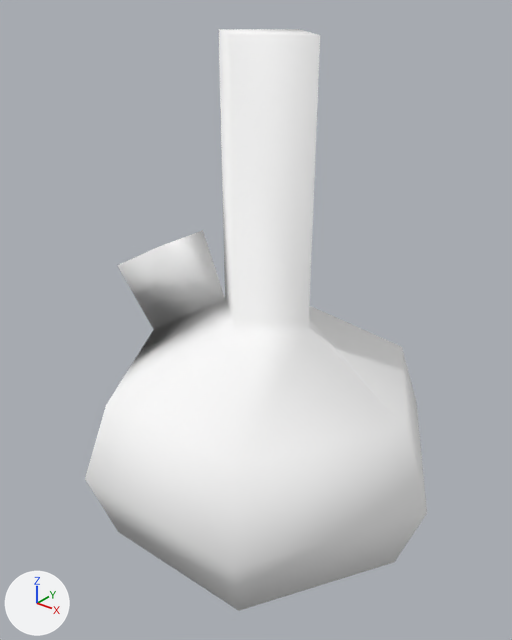
An edit to the glTF model public/3d/item/model__item__shop.ofs_1012_0/1012syo_eki_d.gltf, drawn before and after from the same camera.
Camera for both pictures: a camera (50 mm lens) standing at (0.561, -0.721, 0.849) and looking at (-0.013, -0.004, 0.404). Arrows for +X, +Y and +Z are at lower left; the lights stay in place. The older version comes first.

In view in the first picture: '1012syo_eki_d'.
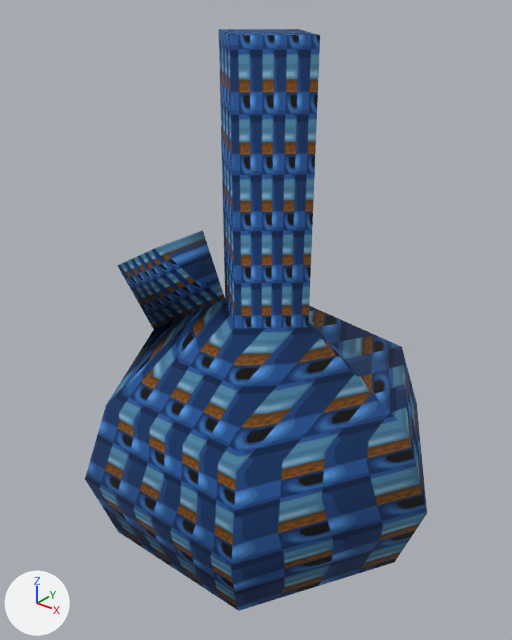
Boxes (x1, y1, x2, y2) around the edits, measured in the pictures (512 x 640 px):
'1012syo_eki_d', surface changed (white to blue)
    both: (85, 29, 427, 611)

Patch to the scene script:
```diff
--- a/public/3d/item/model__item__shop.ofs_1012_0/1012syo_eki_d.gltf.py
+++ b/public/3d/item/model__item__shop.ofs_1012_0/1012syo_eki_d.gltf.py
@@ img_kameya_eki @@
+img_kameya_eki = load_image('kameya_eki', '_unpacked/kameya_eki', 64, 64, 'sRGB')
@@ mat_lambert7 @@
 mat_lambert7 = principled_material('lambert7')
-mat_lambert7.base_color = (1.0, 1.0, 1.0)  # white #ffffff
+mat_lambert7.texture = img_kameya_eki
 mat_lambert7.roughness = 1.0
```
